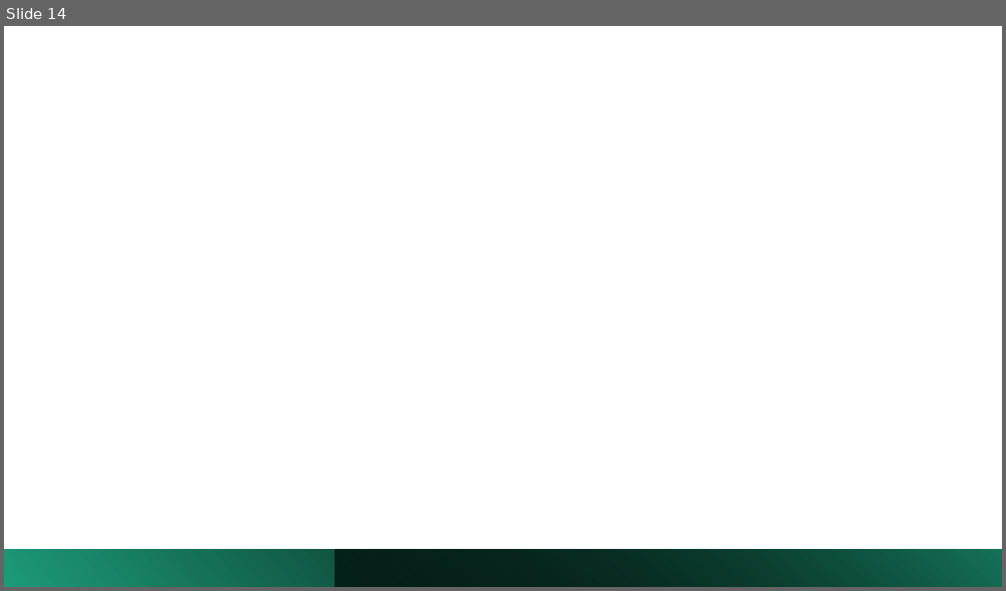
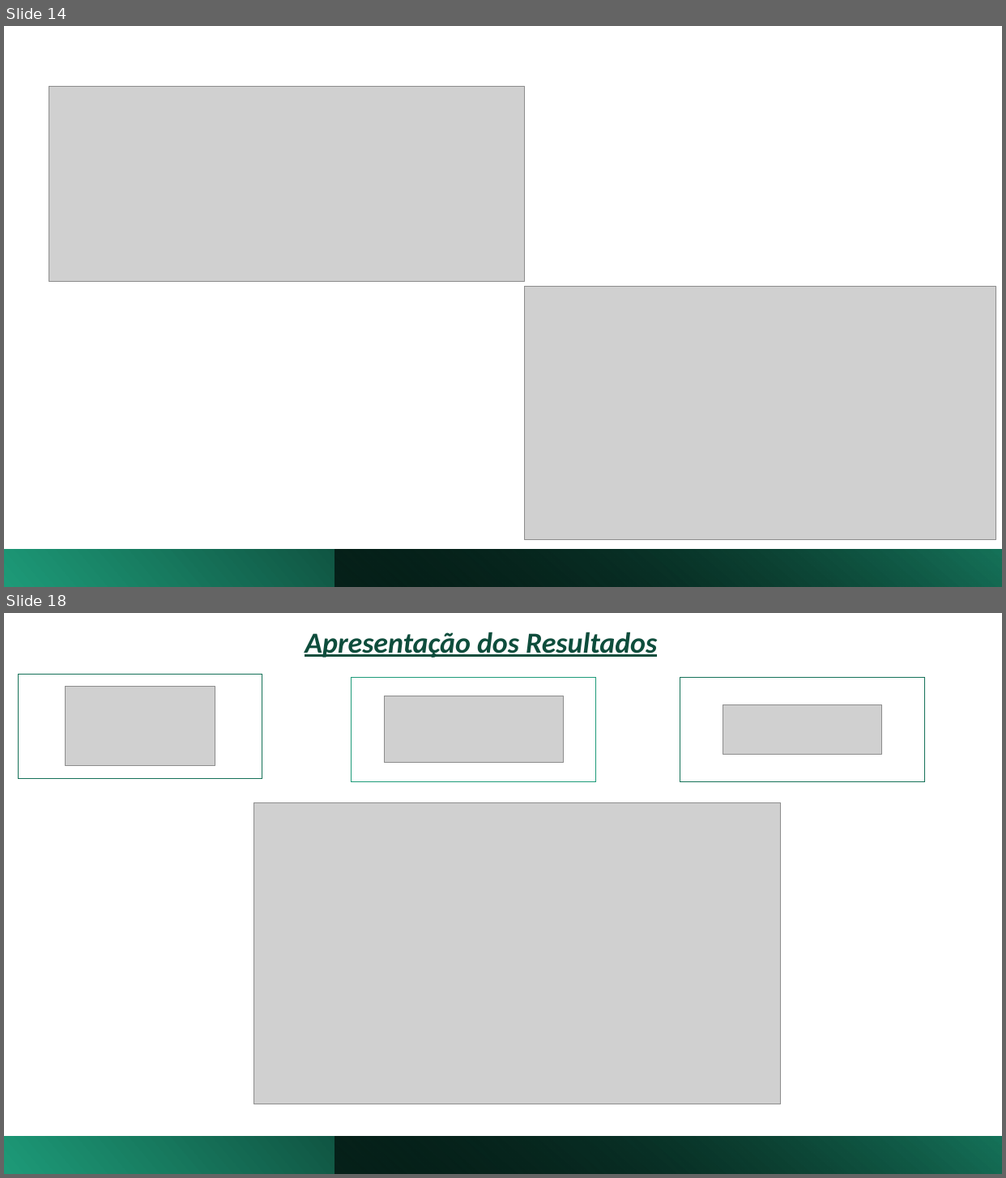
Before and after one commit to alessandra-barbosa/life_expectancy_prediction, a slide deck: pdf/life_expectancy.pptx. Shown one above the other, each under a label of ours: slide 14 before the commit, slides 14 and 18 after it; the slides between them are not shown. The pictures are 1006x591 and 1006x1178 pixels, drawn with LibreOffice and Linux fonts; fonts in the diff are those of the drawing; grey boxes stand for pictures. Boxes give left, top, right and bottom in pixels: in the first picture for what was removed or moved away, otherwise in the second. Text is boxed around its words. In the diff, an @@ line names an element or a change of style, - is before the commit and + after.

```diff
--- a/pdf/life_expectancy.pptx
+++ b/pdf/life_expectancy.pptx
@@ slide 18 added at (x1=4, y1=613, x2=1002, y2=1174), background #FFFFFF @@
@@ text added at (x1=305, y1=632, x2=657, y2=658), 28 pt, text #0E4D3C, bold, italic, underline @@
+Apresentação dos Resultados
@@ rectangle added at (x1=19, y1=674, x2=262, y2=778), outline #157259 1 pt @@
@@ rectangle added at (x1=351, y1=677, x2=596, y2=782), outline #1D9A78 1 pt @@
@@ rectangle added at (x1=680, y1=677, x2=925, y2=782), fill #FFFFFF, outline #157259 1 pt @@
@@ picture added at (x1=66, y1=687, x2=215, y2=766) @@
@@ picture added at (x1=385, y1=696, x2=564, y2=763) @@
@@ picture added at (x1=723, y1=705, x2=882, y2=754) @@
@@ picture added at (x1=254, y1=803, x2=781, y2=1104) @@
@@ rectangle added at (x1=4, y1=1137, x2=1002, y2=1174), fill gradient #1D9A78 to #000000 @@
@@ rectangle added at (x1=335, y1=1137, x2=1002, y2=1174), fill gradient #000000 to #16745A @@
@@ slide 14 changed as well @@
@@ picture added at (x1=49, y1=87, x2=524, y2=282) @@
@@ picture added at (x1=524, y1=287, x2=996, y2=540) @@
```
Also in this commit, not shown: 6 other slides changed, 9 other slides added, 3 slides removed, 2 other files.
